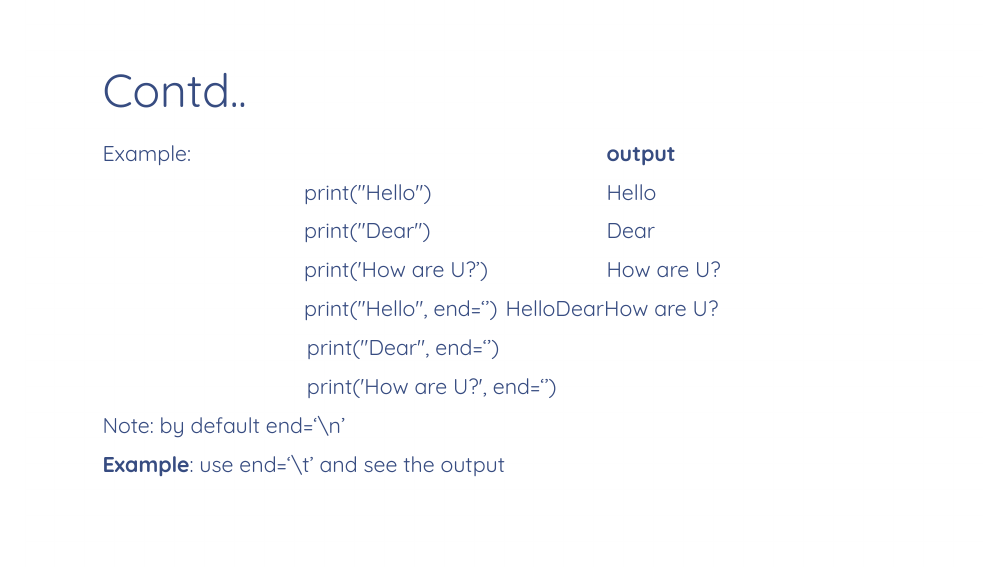
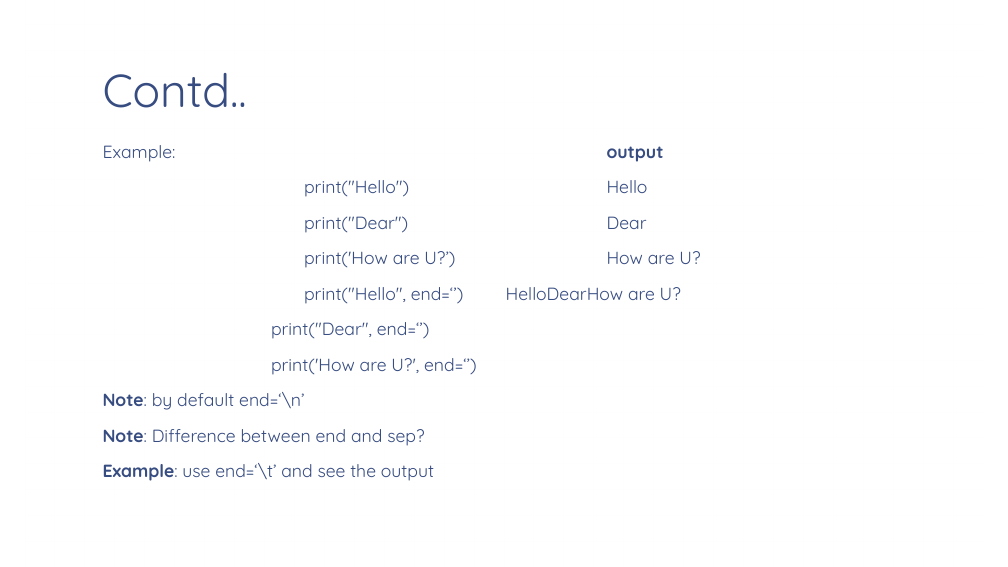
Before and after one commit to vaishnavi-consultants/Computer-Science, a slide deck: slide 19 of Python/Session2/PPT/Python_Fundamentals(Notes).pptx. Drawn at 1008x567 pixels with LibreOffice and Linux fonts; fonts in the diff are those of the drawing; background and template pictures are left out. Boxes give left, top, right and bottom in pixels: in the first picture for what was removed or moved away, otherwise in the second. Text is boxed around its words. In the diff, an @@ line names an element or a change of style, - is before the commit and + after.

```diff
--- a/Python/Session2/PPT/Python_Fundamentals(Notes).pptx
+++ b/Python/Session2/PPT/Python_Fundamentals(Notes).pptx
@@ text at (103, 145, 700, 481): size 20.4 to 16.8 pt in "Example: output", "print("Hello") Hello", "print("Dear") Dear", "print('How are U?’) How are U?" and 5 more places; bold on in "Note:" @@
@@ text at (103, 429, 424, 446): paragraph added @@
+Note: Difference between end and sep?
```
